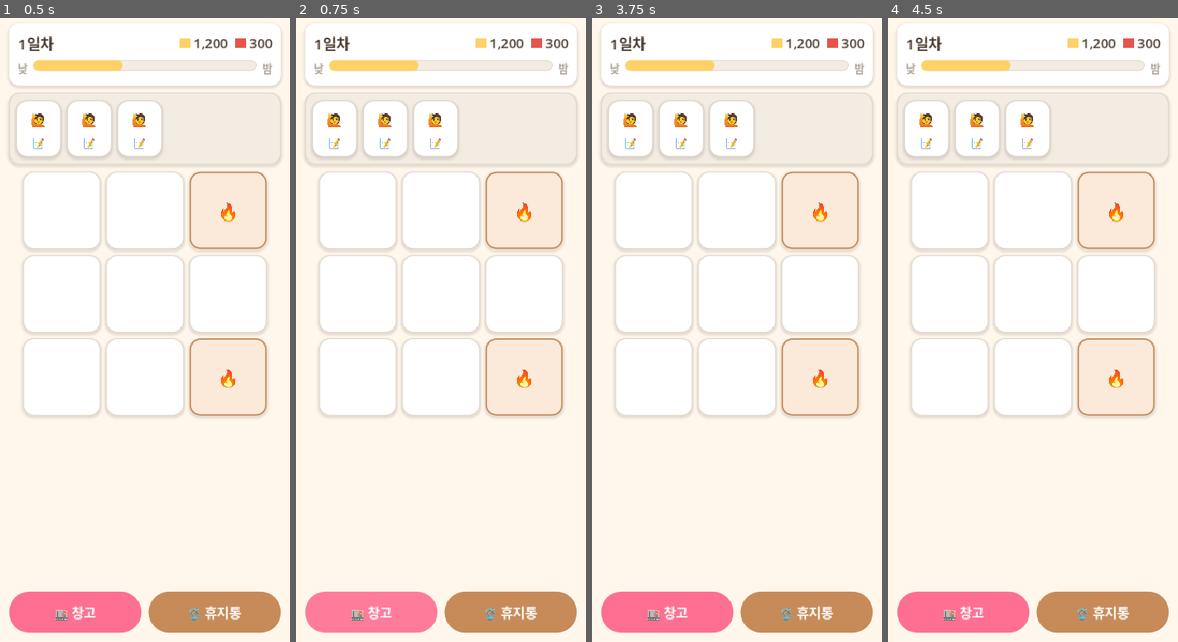
Above: before the commit, frames 1-4 (left to right).
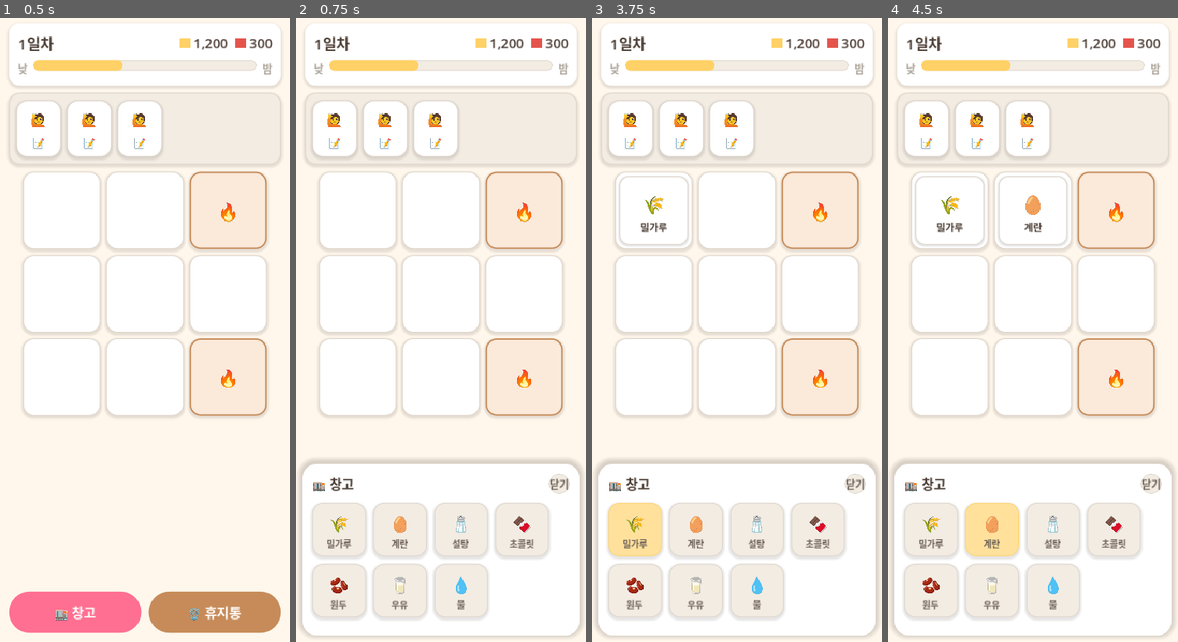
Above: after the commit, the same moments.

Repository: yellyB/game-slot-kitchen
Game: Godot game, scene res://scenes/Main.tscn
Two runs of this game, one before a commit and one after it. Both use one fixed random seed, a clock stepped at 60 frames per second and the inputs below.
Inputs (mouse positions are in pixels of both pictures, inside the frame that each line leads up to):
- Up to frame 1 (0.5 s): no input
- Up to frame 2 (0.75 s): click "🏬 창고" at 0.5 s
- Up to frame 3 (3.75 s): click (855, 486) at 1.25 s, where only the run after the commit has a clickable "닫기"; click "🗑️ 휴지통" at 2 s; click "🏬 창고" at 2.75 s; click (635, 529) at 3.52 s
- Up to frame 4 (4.5 s): click (992, 529) at 4.27 s

Frame 1 is identical in both runs. In frame 2, 8.7% of the frame differs, in the area x 1-99%, y 70-100%; in frame 3, 10%; in frame 4, 11%, in the area x 1-99%, y 25-100%.

Commit message:
feat: 창고 시트 + 재료 배치/제거 로직
창고 버튼 → 하단 시트 토글, 해금 재료 타일 렌더. 타일 탭 → 다음
빈 슬롯에 배치(no-stack·도구석 건너뜀), 보드 꽉 차면 타일 비활성.
휴지통 드래그 드롭 → 제거 + 슬롯 회복. 슬롯 상태 추적으로 리팩터링.

Co-Authored-By: Claude Opus 4.8 (1M context) <noreply@anthropic.com>

Diff:
--- a/scripts/main.gd
+++ b/scripts/main.gd
@@ -1,11 +1,23 @@
 extends Control
-## 메인 게임 화면 — D1: 정적 레이아웃 (클릭 동작 없음).
-## 상단바 / 손님 큐 / 슬롯 그리드(3×3, 도구석 2) / 하단 버튼.
+## 메인 게임 화면.
+## D1: 정적 레이아웃(상단바·손님 큐·슬롯 그리드·하단 버튼).
+## D2: 창고에서 재료 꺼내 빈 슬롯 채우기(no-stack) + 휴지통 드래그로 제거.
 ## 비주얼-A: StyleBoxFlat 테마(둥근·팔레트색·그림자)를 코드로.
 
 const GRID_COLS := 3
 const GRID_SLOTS := 9
-const TOOL_SLOTS := [2, 8]  # 도구석(🔥) 위치 (우상·우하)
+const TOOL_SLOTS := [2, 8]  # 도구석(🔥) 위치 (우상·우하) — 재료 못 들어옴
+
+# 슬롯 상태 (인덱스 정렬)
+var _slot_holders: Array[MarginContainer] = []  # 카드가 담기는 칸
+var _slot_is_tool: Array[bool] = []
+
+# 하단 버튼 / 창고 시트
+var _warehouse_btn: Button
+var _trash_btn: TrashButton
+var _warehouse_sheet: Panel
+var _tiles: Array[Button] = []
+
 
 func _ready() -> void:
 	# 배경 크림
@@ -36,6 +48,10 @@
 
 	col.add_child(_build_bottom_buttons())
 
+	# 창고 시트는 다른 UI 위에 뜨도록 마지막에 추가
+	_warehouse_sheet = _build_warehouse_sheet()
+	add_child(_warehouse_sheet)
+
 
 # ── 상단바: 일차·돈·가게세 + 영업시간 바 ──────────────────────
 func _build_top_bar() -> Control:
@@ -56,8 +72,7 @@
 	row.add_theme_constant_override("separation", 10)
 	box.add_child(row)
 
-	var day := _label("1일차", 20, true)
-	row.add_child(day)
+	row.add_child(_label("1일차", 20, true))
 
 	var gap := Control.new()
 	gap.size_flags_horizontal = Control.SIZE_EXPAND_FILL
@@ -159,11 +174,20 @@
 	else:
 		slot.add_theme_stylebox_override("panel", _card_box(Palette.WHITE, Palette.GRAY300))
 
+	# 카드가 담기는 내부 칸 (약간의 안쪽 여백)
+	var holder := MarginContainer.new()
+	for side in ["left", "right", "top", "bottom"]:
+		holder.add_theme_constant_override("margin_" + side, 6)
+	slot.add_child(holder)
+
 	if is_tool:
 		var lbl := _label("🔥", 28, false, Palette.SUB)
 		lbl.horizontal_alignment = HORIZONTAL_ALIGNMENT_CENTER
 		lbl.vertical_alignment = VERTICAL_ALIGNMENT_CENTER
-		slot.add_child(lbl)
+		holder.add_child(lbl)
+
+	_slot_holders.append(holder)
+	_slot_is_tool.append(is_tool)
 	return slot
 
 
@@ -172,14 +196,197 @@
 	var row := HBoxContainer.new()
 	row.add_theme_constant_override("separation", 10)
 
-	row.add_child(_bottom_button("🏬 창고", Palette.MAIN))
-	row.add_child(_bottom_button("🗑️ 휴지통", Palette.SUB))
+	_warehouse_btn = _make_bottom_button(Palette.MAIN)
+	_warehouse_btn.text = "🏬 창고"
+	_warehouse_btn.pressed.connect(_toggle_warehouse)
+	row.add_child(_warehouse_btn)
+
+	_trash_btn = TrashButton.new()
+	_trash_btn.text = "🗑️ 휴지통"
+	_style_bottom_button(_trash_btn, Palette.SUB)
+	_trash_btn.ingredient_dropped.connect(_on_trash_drop)
+	row.add_child(_trash_btn)
+
 	return row
 
 
-func _bottom_button(text: String, color: Color) -> Button:
+# ── 창고 하단 시트 ────────────────────────────────────────
+func _build_warehouse_sheet() -> Panel:
+	var sheet := Panel.new()
+	sheet.visible = false
+	# 화면 하단에 붙이기
+	sheet.anchor_left = 0.0
+	sheet.anchor_right = 1.0
+	sheet.anchor_top = 1.0
+	sheet.anchor_bottom = 1.0
+	sheet.offset_left = 8
+	sheet.offset_right = -8
+	sheet.offset_top = -240
+	sheet.offset_bottom = -8
+
+	var box := StyleBoxFlat.new()
+	box.bg_color = Palette.WHITE
+	box.set_corner_radius_all(18)
+	box.set_border_width_all(1)
+	box.border_color = Palette.GRAY300
+	box.shadow_color = Color(0.164, 0.129, 0.106, 0.18)
+	box.shadow_size = 8
+	box.shadow_offset = Vector2(0, -2)
+	sheet.add_theme_stylebox_override("panel", box)
+
+	var pad := MarginContainer.new()
+	pad.set_anchors_and_offsets_preset(Control.PRESET_FULL_RECT)
+	for side in ["left", "right", "top", "bottom"]:
+		pad.add_theme_constant_override("margin_" + side, 14)
+	sheet.add_child(pad)
+
+	var v := VBoxContainer.new()
+	v.add_theme_constant_override("separation", 12)
+	pad.add_child(v)
+
+	# 헤더: 🏬 창고 ... [닫기]
+	var header := HBoxContainer.new()
+	v.add_child(header)
+	header.add_child(_label("🏬 창고", 18, true))
+	var gap := Control.new()
+	gap.size_flags_horizontal = Control.SIZE_EXPAND_FILL
+	header.add_child(gap)
+	var close := Button.new()
+	close.text = "닫기"
+	close.add_theme_font_size_override("font_size", 14)
+	close.add_theme_color_override("font_color", Palette.GRAY700)
+	close.add_theme_stylebox_override("normal", _pill_box(Palette.GRAY100, Palette.GRAY300))
+	close.add_theme_stylebox_override("hover", _pill_box(Palette.GRAY300))
+	close.add_theme_stylebox_override("pressed", _pill_box(Palette.GRAY300))
+	close.pressed.connect(_toggle_warehouse)
+	header.add_child(close)
+
+	# 재료 타일 그리드 (해금된 것만)
+	var grid := GridContainer.new()
+	grid.columns = 4
+	grid.add_theme_constant_override("h_separation", 10)
+	grid.add_theme_constant_override("v_separation", 10)
+	v.add_child(grid)
+
+	for id in Ingredients.unlocked_ids():
+		var tile := _ingredient_tile(id)
+		_tiles.append(tile)
+		grid.add_child(tile)
+
+	return sheet
+
+
+## 창고 타일 — 탭하면 다음 빈 슬롯에 재료 배치.
+func _ingredient_tile(id: String) -> Button:
+	var def := Ingredients.get_def(id)
+	var tile := Button.new()
+	tile.custom_minimum_size = Vector2(72, 72)
+	tile.add_theme_stylebox_override("normal", _card_box(Palette.GRAY100, Palette.GRAY300))
+	tile.add_theme_stylebox_override("hover", _card_box(Palette.ACCENT.lightened(0.35), Palette.ACCENT))
+	tile.add_theme_stylebox_override("pressed", _card_box(Palette.ACCENT.lightened(0.2), Palette.ACCENT))
+	tile.add_theme_stylebox_override("disabled", _card_box(Palette.GRAY100, Palette.GRAY300))
+
+	var v := VBoxContainer.new()
+	v.mouse_filter = Control.MOUSE_FILTER_IGNORE
+	v.set_anchors_and_offsets_preset(Control.PRESET_FULL_RECT)
+	v.alignment = BoxContainer.ALIGNMENT_CENTER
+	v.add_theme_constant_override("separation", 2)
+	tile.add_child(v)
+
+	var icon := _label(str(def.get("icon", "?")), 26, false)
+	icon.horizontal_alignment = HORIZONTAL_ALIGNMENT_CENTER
+	icon.mouse_filter = Control.MOUSE_FILTER_IGNORE
+	v.add_child(icon)
+
+	var name_lbl := _label(str(def.get("name", id)), 12, false, Palette.GRAY700)
+	name_lbl.horizontal_alignment = HORIZONTAL_ALIGNMENT_CENTER
+	name_lbl.mouse_filter = Control.MOUSE_FILTER_IGNORE
+	v.add_child(name_lbl)
+
+	tile.pressed.connect(func(): _place_ingredient(id))
+	return tile
+
+
+# ── 상호작용 로직 ─────────────────────────────────────────
+func _toggle_warehouse() -> void:
+	_warehouse_sheet.visible = not _warehouse_sheet.visible
+	if _warehouse_sheet.visible:
+		_refresh_tiles()
+
+
+## 재료를 다음 빈 슬롯에 1개 배치 (no-stack). 빈 칸 없으면 무시.
+func _place_ingredient(id: String) -> void:
+	var idx := _first_empty_slot()
+	if idx == -1:
+		return
+	var card := IngredientCard.new()
+	card.setup(id)
+	card.size_flags_horizontal = Control.SIZE_EXPAND_FILL
+	card.size_flags_vertical = Control.SIZE_EXPAND_FILL
+	_slot_holders[idx].add_child(card)
+	_refresh_tiles()
+
+
+## 휴지통에 드롭된 카드 제거 + 슬롯 회복.
+func _on_trash_drop(card: IngredientCard) -> void:
+	if card == null or not is_instance_valid(card):
+		return
+	var holder := card.get_parent()
+	if holder:
+		holder.remove_child(card)
+	card.queue_free()
+	_refresh_tiles()
+
+
+func _first_empty_slot() -> int:
+	for i in _slot_holders.size():
+		if not _slot_is_tool[i] and _slot_holders[i].get_child_count() == 0:
+			return i
+	return -1
+
+
+## 빈 슬롯 없으면 모든 타일 비활성(회색).
+func _refresh_tiles() -> void:
+	var full := _first_empty_slot() == -1
+	for tile in _tiles:
+		tile.disabled = full
+		tile.modulate = Color(1, 1, 1, 0.45) if full else Color.WHITE
+
+
+# ── 공용 헬퍼 ─────────────────────────────────────────────
+func _label(text: String, size: int, bold: bool, color: Color = Palette.TEXT) -> Label:
+	var l := Label.new()
+	l.text = text
+	l.add_theme_font_size_override("font_size", size)
+	l.add_theme_color_override("font_color", color)
+	if bold:
+		l.add_theme_constant_override("outline_size", 0)
+	return l
+
+
+## *Money* — [색점][숫자] 표시 전용 컴포넌트.
+func _money(dot_color: Color, amount: String) -> Control:
+	var h := HBoxContainer.new()
+	h.add_theme_constant_override("separation", 4)
+
+	var dot := ColorRect.new()
+	dot.color = dot_color
+	dot.custom_minimum_size = Vector2(14, 14)
+	var wrap := CenterContainer.new()
+	wrap.add_child(dot)
+	h.add_child(wrap)
+
+	h.add_child(_label(amount, 18, true))
+	return h
+
+
+func _make_bottom_button(color: Color) -> Button:
 	var b := Button.new()
-	b.text = text
+	_style_bottom_button(b, color)
+	return b
+
+
+func _style_bottom_button(b: Button, color: Color) -> void:
 	b.custom_minimum_size = Vector2(0, 56)
 	b.size_flags_horizontal = Control.SIZE_EXPAND_FILL
 	b.add_theme_font_size_override("font_size", 18)
@@ -189,34 +396,6 @@
 	b.add_theme_stylebox_override("normal", _pill_box(color))
 	b.add_theme_stylebox_override("hover", _pill_box(color.lightened(0.08)))
 	b.add_theme_stylebox_override("pressed", _pill_box(color.darkened(0.1)))
-	return b
-
-
-# ── 공용 헬퍼 ─────────────────────────────────────────────
-func _label(text: String, size: int, bold: bool, color: Color = Palette.TEXT) -> Label:
-	var l := Label.new()
-	l.text = text
-	l.add_theme_font_size_override("font_size", size)
-	l.add_theme_color_override("font_color", color)
-	if bold:
-		l.add_theme_constant_override("outline_size", 0)
-	return l
-
-
-## *Money* — [색점][숫자] 표시 전용 컴포넌트.
-func _money(dot_color: Color, amount: String) -> Control:
-	var h := HBoxContainer.new()
-	h.add_theme_constant_override("separation", 4)
-
-	var dot := ColorRect.new()
-	dot.color = dot_color
-	dot.custom_minimum_size = Vector2(14, 14)
-	var wrap := CenterContainer.new()
-	wrap.add_child(dot)
-	h.add_child(wrap)
-
-	h.add_child(_label(amount, 18, true))
-	return h
 
 
 ## 카드/패널 틀: 둥근 + 테두리 + 그림자.
